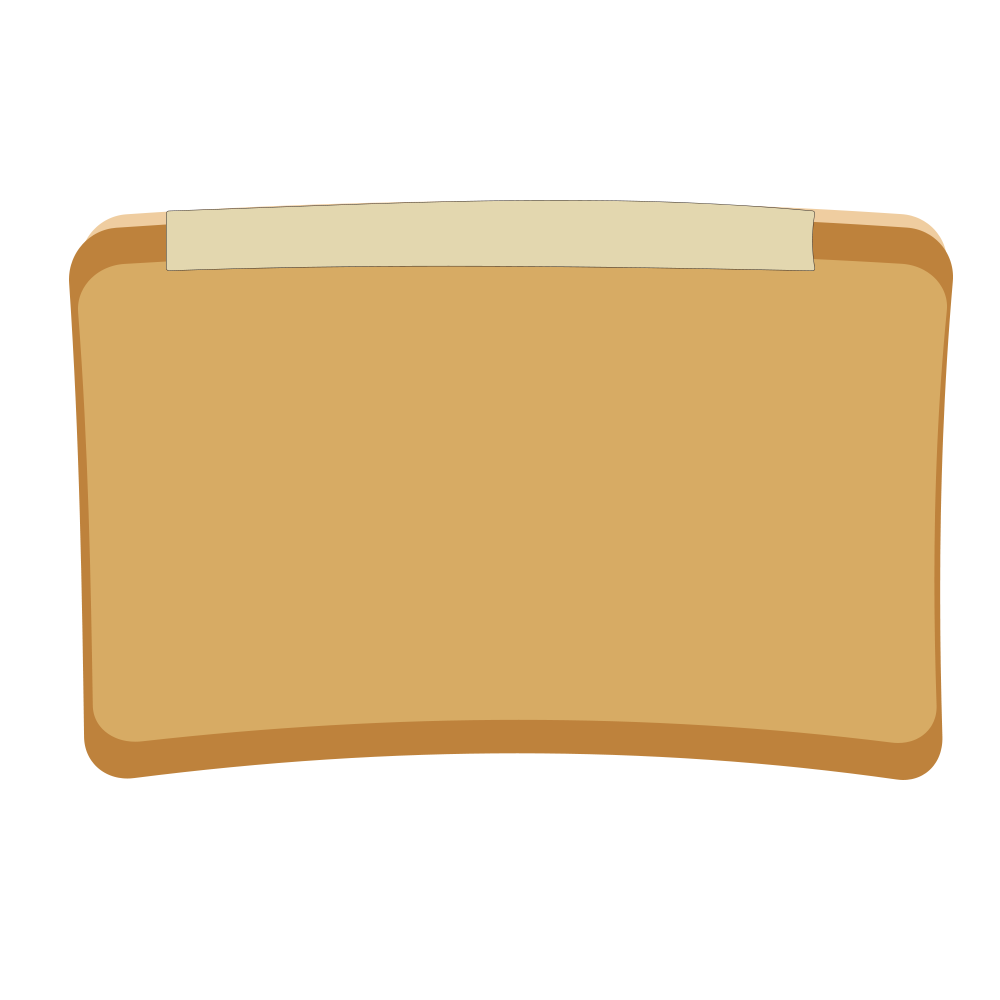
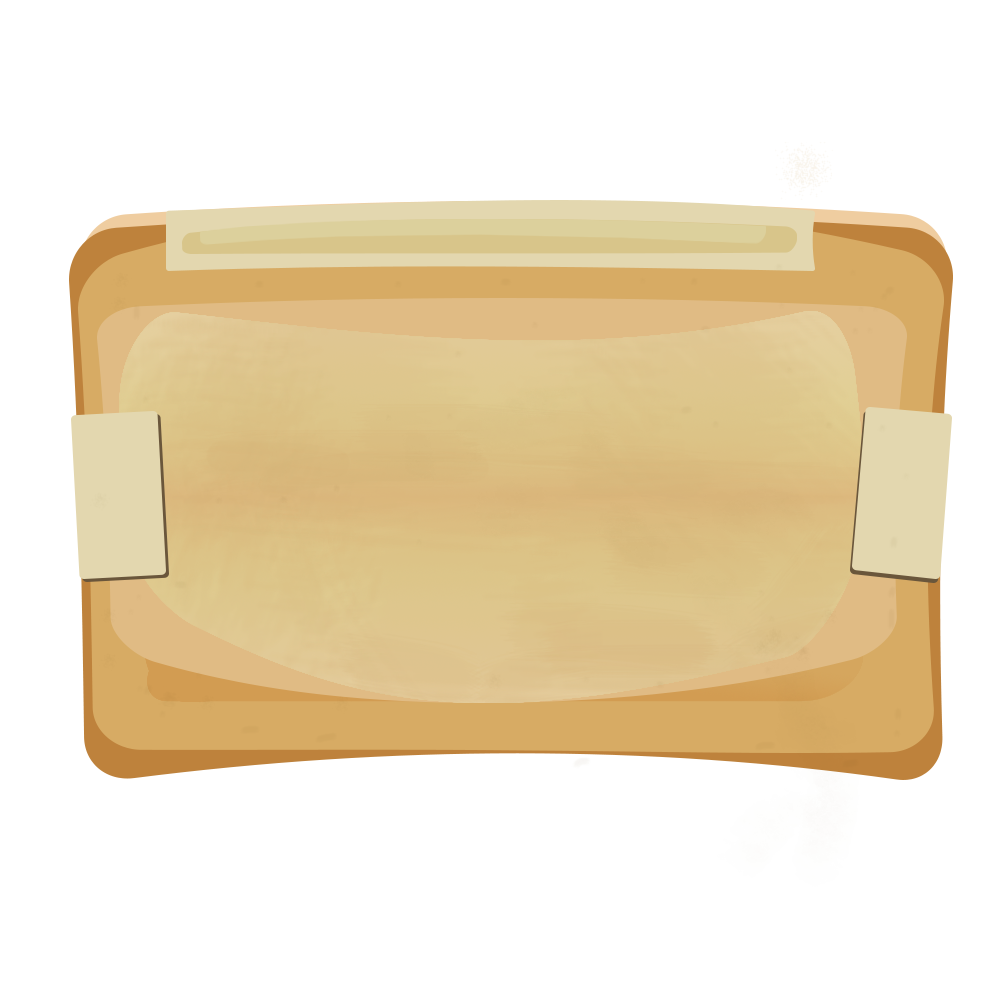
Before/after of a 1000×1000 layered artwork. What changed in the layer stack:
added layer "Layer 5" above "Layer 2" over left=90, top=263, right=910, bottom=863
added layer "Layer 2" above "Rounded Rectangle 3 copy" over left=200, top=219, right=766, bottom=245
added layer "Layer 1" above "Rounded Rectangle 6 copy 3" over left=182, top=219, right=797, bottom=254
added layer "Rounded Rectangle 6 copy 3" above "Rounded Rectangle 6 copy 2" over left=852, top=407, right=952, bottom=579
added layer "Rounded Rectangle 6 copy 2" above "Rounded Rectangle 6" over left=850, top=411, right=950, bottom=583
added layer "Rounded Rectangle 6" above "Rounded Rectangle 6 copy" over left=71, top=411, right=166, bottom=579
added layer "Rounded Rectangle 6 copy" above "Rounded Rectangle 2" over left=74, top=414, right=169, bottom=582
painted on "Rounded Rectangle 2" over left=166, top=200, right=815, bottom=271
added layer "Layer 4" above "Rounded Rectangle 3" over left=119, top=142, right=863, bottom=703
added layer "Rounded Rectangle 3" above "Rounded Rectangle 1 copy 3" over left=119, top=311, right=863, bottom=703
added layer "Rounded Rectangle 1 copy 3" above "Layer 3 copy" over left=97, top=298, right=907, bottom=703
added layer "Layer 3 copy" above "Layer 3" over left=144, top=558, right=863, bottom=702
painted on "Rounded Rectangle 1 copy 2" over left=78, top=201, right=947, bottom=753
